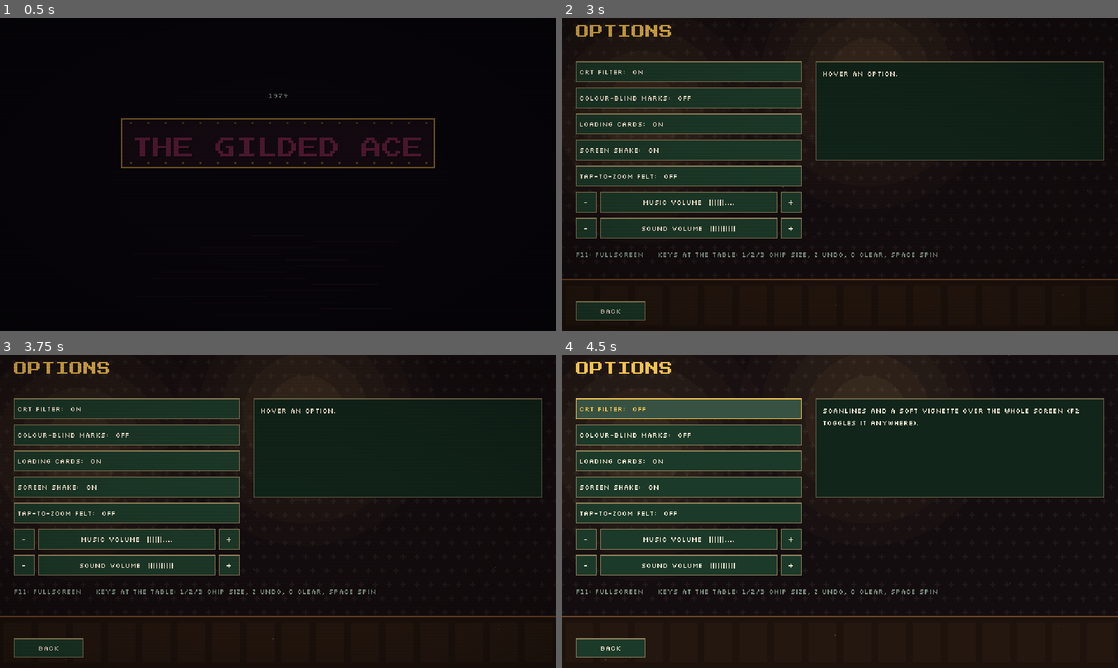
Above: before the commit, frames 1-4 (two rows, left to right).
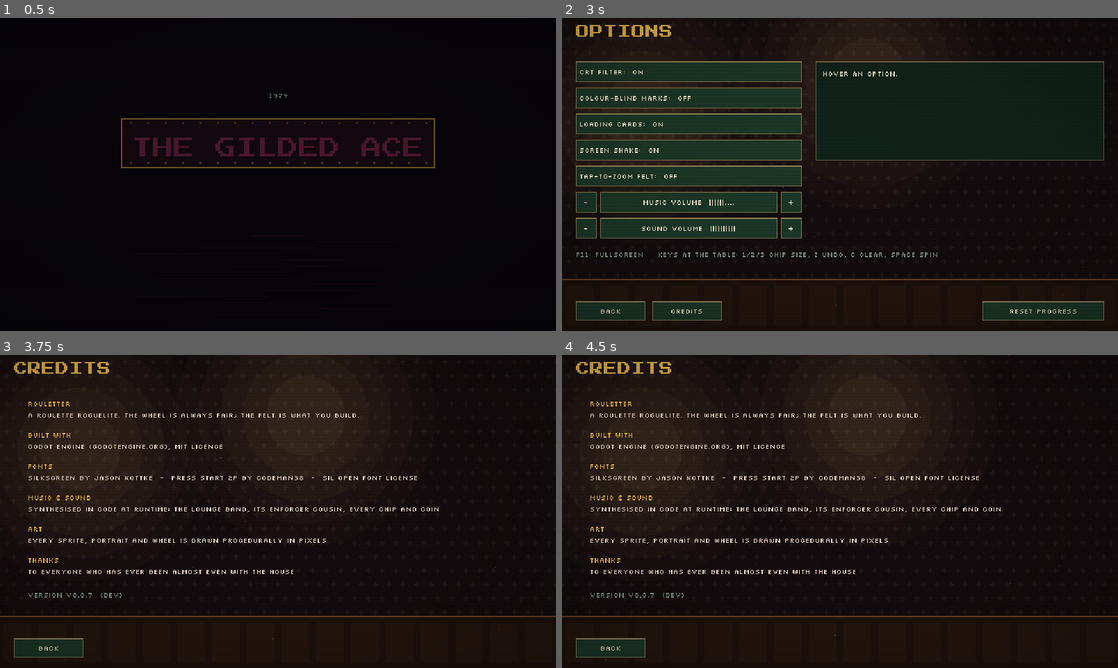
Above: after the commit, the same moments.

Repository: sugnauk/Rouletter
Game: Godot game, scene res://scenes/main.tscn
Two runs of this game, one before a commit and one after it. Both use one fixed random seed, a clock stepped at 60 frames per second and the inputs below.
Inputs (mouse positions are in pixels of both pictures, inside the frame that each line leads up to):
- Up to frame 1 (0.5 s): no input
- Up to frame 2 (3 s): tap Enter at 0.5, 0.6 s; click (840, 174) at 0.67 s; tap Space at 0.77 s; click "Pawn Shop" at 1.25 s; click "Back" at 2 s; click "Options" at 2.75 s
- Up to frame 3 (3.75 s): click (122, 649) at 3.5 s, where only the run after the commit has a clickable "Credits"
- Up to frame 4 (4.5 s): click (689, 408) at 4.25 s, where only the run before the commit has a clickable "CRT filter: ON"

Frame 1 is identical in both runs. In frame 2, 2.0% of the frame differs, in the area x 16-98%, y 90-97%; in frame 3, 19%; in frame 4, 29%, in the area x 0-100%, y 2-97%.

Commit message:
0.0.7: pause menu (resume, options, abandon, quit to title), reset progress, credits, run history
Co-Authored-By: Claude Opus 5.5 <noreply@anthropic.com>
Claude-Session: https://claude.ai/code/session_013q6d3yRkHgTahmnKYGjD8n

Diff:
--- a/core/profile.gd
+++ b/core/profile.gd
@@ -19,6 +19,8 @@
 var feats: Array = []        ## Feats earned (core/feats.gd)
 var seen_items: Array = []   ## Almanac: content ids that have appeared in the Cage
 var used_items: Array = []   ## Almanac: content ids you have bought
+var history: Array = []      ## the last runs, newest first: {wheel, acts, nights, take, best_spin, won}
+const HISTORY_MAX := 10
 var act2_runs: int = 0
 var act2_wins: int = 0
 ## Player options (Options screen). Missing keys fall back to these defaults.
@@ -79,6 +81,19 @@
 	return {}
 
 
+func add_history(entry: Dictionary) -> void:
+	history.push_front(entry)
+	while history.size() > HISTORY_MAX:
+		history.pop_back()
+
+
+## Start over: everything except the options goes back to a fresh profile.
+func reset() -> void:
+	var keep: Dictionary = settings.duplicate()
+	from_dict({})
+	settings = keep
+
+
 func note_seen(id: String) -> void:
 	if id not in seen_items:
 		seen_items.append(id)
@@ -115,7 +130,7 @@
 func to_dict() -> Dictionary:
 	return {"markers": markers, "unlocked": unlocked, "seen_beats": seen_beats,
 		"runs": runs, "wins": wins, "best_night": best_night,
-		"total_paid": total_paid, "best_take": best_take, "feats": feats, "seen_items": seen_items, "used_items": used_items, "act2_runs": act2_runs, "act2_wins": act2_wins, "settings": settings}
+		"total_paid": total_paid, "best_take": best_take, "feats": feats, "seen_items": seen_items, "used_items": used_items, "history": history, "act2_runs": act2_runs, "act2_wins": act2_wins, "settings": settings}
 
 
 func from_dict(d: Dictionary) -> void:
@@ -133,6 +148,7 @@
 	feats = d.get("feats", [])
 	seen_items = d.get("seen_items", [])
 	used_items = d.get("used_items", [])
+	history = d.get("history", [])
 	act2_runs = int(d.get("act2_runs", 0))
 	act2_wins = int(d.get("act2_wins", 0))
 	settings = DEFAULT_SETTINGS.duplicate()
--- a/core/run_state.gd
+++ b/core/run_state.gd
@@ -468,6 +468,16 @@
 	message = "Paid! +$%d (%d base, %d spins left, %d comps)." % [reward, Content.CLEAR_CASH[info.table], info.spins_left, comps]
 	_open_shop()
 	table_cleared.emit(info)
+
+
+## Walk away mid-run: counts as a loss (Markers for nights already cleared are kept).
+func abandon() -> bool:
+	if phase != Phase.TABLE and phase != Phase.SHOP:
+		return false
+	if table.is_empty():
+		table = {"take": 0.0}
+	_lose("You walk away from the table. Mr. Vance keeps what's left of the marker.")
+	return true
 
 
 func _lose(why: String) -> void:
--- a/core/version.gd
+++ b/core/version.gd
@@ -4,7 +4,7 @@
 ## The deploy workflow overwrites BUILD with the commit hash and build time, so "dev" means a
 ## local/editor run.
 
-const VERSION := "0.0.6"
+const VERSION := "0.0.7"
 const BUILD := "dev"
 
 
--- a/scenes/main.gd
+++ b/scenes/main.gd
@@ -7,6 +7,7 @@
 const Backdrop := preload("res://scenes/ui/backdrop.gd")
 const FxLayer := preload("res://scenes/ui/fx.gd")
 const Transition := preload("res://scenes/ui/transition.gd")
+const PauseMenu := preload("res://scenes/ui/pause_menu.gd")
 const Story := preload("res://core/story.gd")
 const Content := preload("res://core/content.gd")
 const RunState := preload("res://core/run_state.gd")
@@ -24,6 +25,7 @@
 	"journal": preload("res://scenes/screens/journal_screen.gd"),
 	"options": preload("res://scenes/screens/options_screen.gd"),
 	"feats": preload("res://scenes/screens/feats_screen.gd"),
+	"credits": preload("res://scenes/screens/credits_screen.gd"),
 }
 
 var run
@@ -36,6 +38,8 @@
 var fx
 var crt: CanvasLayer
 var transition
+var pause
+var options_return := ""   ## screen the Options screen goes back to (when opened mid-run)
 var fast_ui := false
 var shake_t := 0.0
 var shake_amt := 0.0
@@ -78,6 +82,9 @@
 	frame.add_child(fx)
 	dialogue = DialogueBox.new()
 	frame.add_child(dialogue)
+	pause = PauseMenu.new()
+	pause.main = self
+	frame.add_child(pause)
 	crt = CanvasLayer.new()
 	crt.layer = 10
 	var rect := ColorRect.new()
@@ -288,6 +295,8 @@
 	delete_saved_run()
 	check_feats("end", {"won": won})
 	var paid: int = run.marker_paid()
+	profile.add_history({"wheel": run.wheel_id, "acts": run.acts, "nights": run.nights_cleared,
+		"take": int(run.total_take), "best_spin": int(run.best_spin), "won": won})
 	var res: Dictionary = profile.record_run(run.nights_cleared, run.total_take, won, run.acts, paid)
 	last_summary = {"won": won, "take": run.total_take, "nights": run.nights_cleared,
 		"paid": paid, "marker": run.marker_total(), "markers": res.markers, "feats": run_feats.duplicate(),
@@ -321,10 +330,56 @@
 
 func _unhandled_input(event: InputEvent) -> void:
 	if event is InputEventKey and event.pressed and not event.echo:
-		if event.keycode == KEY_F2:
+		if event.keycode == KEY_ESCAPE and in_run() and not pause.visible and not dialogue.is_open():
+			open_pause()
+			get_viewport().set_input_as_handled()
+		elif event.keycode == KEY_F2:
 			set_option("crt", not profile.settings.crt)
 		elif event.keycode == KEY_F11 or (event.keycode == KEY_ENTER and event.alt_pressed):
 			toggle_fullscreen()
+
+
+# --- Pause menu ------------------------------------------------------------------------
+
+func in_run() -> bool:
+	return current in ["table", "shop"] and (run.phase == RunState.Phase.TABLE or run.phase == RunState.Phase.SHOP)
+
+
+func open_pause() -> void:
+	if current == "table" and screens.table.spinning:
+		return
+	pause.open()
+
+
+## Options, remembering where to go back to.
+func open_options(from_run: bool = false) -> void:
+	options_return = current if from_run else "title"
+	show_screen("options")
+
+
+func close_options() -> void:
+	var back := options_return if options_return != "" else "title"
+	options_return = ""
+	if back == "table" or back == "shop":
+		show_screen(back)
+	else:
+		show_screen("title")
+
+
+func reset_progress() -> void:
+	profile.reset()
+	delete_saved_run()
+	save_profile()
+
+
+func quit_to_title() -> void:
+	save_run()
+	go("title", "LAST ORDERS", "Your seat is kept for you", P.GOLD)
+
+
+func abandon_run() -> void:
+	if run.abandon():
+		route()
 
 
 ## Change one option, apply it straight away and save it.
--- /dev/null
+++ b/scenes/screens/credits_screen.gd
@@ -0,0 +1,39 @@
+extends Control
+## Credits / about.
+
+const P := preload("res://scenes/ui/palette.gd")
+const Version := preload("res://core/version.gd")
+
+const LINES := [
+	["ROULETTER", "A roulette roguelite. The wheel is always fair; the felt is what you build."],
+	["BUILT WITH", "Godot Engine (godotengine.org), MIT licence"],
+	["FONTS", "Silkscreen by Jason Kottke  -  Press Start 2P by CodeMan38  -  SIL Open Font License"],
+	["MUSIC & SOUND", "Synthesised in code at runtime: the lounge band, its Enforcer cousin, every chip and coin"],
+	["ART", "Every sprite, portrait and wheel is drawn procedurally in pixels"],
+	["THANKS", "To everyone who has ever been almost even with the house"],
+]
+
+## Your name for the credits (left blank until you fill it in).
+const CREATOR := ""
+
+var main
+
+
+func setup() -> void:
+	P.place(P.label(self, "CREDITS", P.FONT_BIG, P.GOLD), Vector2(16, 8))
+	var y := 50
+	var lines: Array = LINES.duplicate()
+	if CREATOR != "":
+		lines.insert(1, ["DESIGN & DIRECTION", CREATOR])
+	for l in lines:
+		P.place(P.label(self, l[0], P.FONT, P.GOLD), Vector2(32, y))
+		var b := P.label(self, l[1], P.FONT_SMALL, P.CREAM)
+		b.autowrap_mode = TextServer.AUTOWRAP_WORD_SMART
+		P.place(b, Vector2(32, y + 13), Vector2(576, 20))
+		y += 36
+	P.place(P.label(self, "Version " + Version.label(), P.FONT_SMALL, P.DIM), Vector2(32, y + 4))
+	P.place(P.button(self, "Back", func(): main.show_screen("options"), Vector2(80, 22)), Vector2(16, 326))
+
+
+func refresh() -> void:
+	pass
--- a/scenes/screens/feats_screen.gd
+++ b/scenes/screens/feats_screen.gd
@@ -6,6 +6,7 @@
 const Art := preload("res://scenes/ui/art.gd")
 const Feats := preload("res://core/feats.gd")
 const Content := preload("res://core/content.gd")
+const Wheels := preload("res://core/wheels.gd")
 
 var main
 var count_lbl: Label
@@ -30,7 +31,7 @@
 	scroll.add_child(list)
 	P.place(P.button(self, "Back", func(): main.show_screen("title"), Vector2(80, 22)), Vector2(16, 326))
 	tab_btn = P.button(self, "", func():
-		tab = "almanac" if tab == "feats" else "feats"
+		tab = {"feats": "almanac", "almanac": "history", "history": "feats"}[tab]
 		Sfx.play("click")
 		refresh(), Vector2(140, 22))
 	P.place(tab_btn, Vector2(484, 326))
@@ -39,10 +40,13 @@
 func refresh() -> void:
 	for c in list.get_children():
 		c.queue_free()
-	tab_btn.text = "ALMANAC >" if tab == "feats" else "< FEATS"
-	head.text = "FEATS" if tab == "feats" else "ALMANAC"
+	tab_btn.text = {"feats": "ALMANAC >", "almanac": "HISTORY >", "history": "FEATS >"}[tab]
+	head.text = tab.to_upper()
 	if tab == "almanac":
 		_almanac()
+		return
+	if tab == "history":
+		_history()
 		return
 	var earned: Array = main.profile.feats
 	var n := 0
@@ -108,3 +112,21 @@
 			tag.horizontal_alignment = HORIZONTAL_ALIGNMENT_RIGHT
 			P.place(tag, Vector2(530, 5), Vector2(60, 12))
 	count_lbl.text = "Almanac: %d / %d seen    Feats earned: %d / %d" % [seen, total, prof.feats.size(), Feats.FEATS.size()]
+
+
+func _history() -> void:
+	var h: Array = main.profile.history
+	if h.is_empty():
+		P.label(list, "No runs yet. Your last 10 runs will be listed here.", P.FONT, P.DIM)
+	for e in h:
+		var row := Panel.new()
+		row.custom_minimum_size = Vector2(596, 22)
+		row.add_theme_stylebox_override("panel", P.box(P.PANEL_HI if e.won else P.PANEL, P.GOLD if e.won else P.LINE.darkened(0.6), 1))
+		list.add_child(row)
+		P.place(P.label(row, "WON" if e.won else "LOST", P.FONT, P.GOOD if e.won else P.DANGER), Vector2(8, 5))
+		var wname: String = Wheels.get_def(e.wheel).name if Wheels.WHEELS.has(e.wheel) else e.wheel
+		var mode: String = ["", "", "  (Act II)", "  (endless)"][clampi(int(e.acts), 0, 3)]
+		P.place(P.label(row, wname + mode, P.FONT, P.CREAM), Vector2(60, 5))
+		P.place(P.label(row, "%d night%s   Take %d   best spin +%d" % [e.nights, "" if e.nights == 1 else "s", e.take, e.best_spin], P.FONT_SMALL, P.DIM), Vector2(300, 6))
+	var wins := h.filter(func(e): return e.won).size()
+	count_lbl.text = "Last %d runs: %d won" % [h.size(), wins]
--- a/scenes/screens/options_screen.gd
+++ b/scenes/screens/options_screen.gd
@@ -14,6 +14,8 @@
 var main
 var buttons: Dictionary = {}
 var detail: Label
+var reset_btn: Button
+var reset_confirm := false
 
 
 func setup() -> void:
@@ -45,10 +47,16 @@
 		buttons[v[0]] = [lbl, v[1]]
 		y += 30
 	P.place(P.label(self, "F11: fullscreen    Keys at the table: 1/2/3 chip size, Z undo, C clear, Space spin", P.FONT_SMALL, P.DIM), Vector2(16, y + 6))
-	P.place(P.button(self, "Back", func(): main.show_screen("title"), Vector2(80, 22)), Vector2(16, 326))
+	P.place(P.button(self, "Back", func(): main.close_options(), Vector2(80, 22)), Vector2(16, 326))
+	P.place(P.button(self, "Credits", func(): main.show_screen("credits"), Vector2(80, 22)), Vector2(104, 326))
+	reset_btn = P.button(self, "Reset progress", _reset, Vector2(140, 22))
+	P.place(reset_btn, Vector2(484, 326))
 
 
 func refresh() -> void:
+	reset_confirm = false
+	reset_btn.text = "Reset progress"
+	reset_btn.visible = main.options_return == "" or main.options_return == "title"
 	for k in buttons:
 		var val = main.profile.settings.get(k, false)
 		if val is bool:
@@ -56,6 +64,20 @@
 		else:
 			var bars := int(round(val * 10.0))
 			buttons[k][0].text = "%s  %s" % [buttons[k][1], "|".repeat(bars) + ".".repeat(10 - bars)]
+
+
+## Wipe Markers, unlocks, Feats, story and stats (options are kept). Two clicks.
+func _reset() -> void:
+	if not reset_confirm:
+		reset_confirm = true
+		reset_btn.text = "Really? Click again"
+		detail.text = "This wipes your Markers, unlocks, Feats, story pages and stats, and any saved run. Your options are kept."
+		Sfx.play("lose")
+		return
+	main.reset_progress()
+	reset_confirm = false
+	reset_btn.text = "Progress reset"
+	detail.text = "A clean slate. Mr. Vance doesn't remember you. Yet."
 
 
 func _nudge(key: String, d: float) -> void:
--- a/scenes/screens/shop_screen.gd
+++ b/scenes/screens/shop_screen.gd
@@ -59,6 +59,8 @@
 	next_lbl.autowrap_mode = TextServer.AUTOWRAP_WORD_SMART
 	P.place(next_lbl, Vector2(8, 320), Vector2(200, 36))
 	var nb := P.button(self, "NEXT TABLE >", _next, Vector2(84, 30), P.FONT_SMALL)
+	var mb := P.button(self, "MENU", func(): main.open_pause(), Vector2(40, 14), P.FONT_SMALL)
+	P.place(mb, Vector2(594, 6))
 	nb.add_theme_stylebox_override("normal", P.box(Color("#b8862b"), P.BLACK, 1))
 	nb.add_theme_stylebox_override("hover", P.box(Color("#d9a63c"), P.CREAM, 1))
 	for s in ["font_color", "font_hover_color", "font_pressed_color"]:
--- a/scenes/screens/table_screen.gd
+++ b/scenes/screens/table_screen.gd
@@ -108,6 +108,8 @@
 	P.place(lb, Vector2(MID_X + 298, 186))
 
 	P.place(P.label(self, "BET CHIP", P.FONT_SMALL, P.DIM), Vector2(RIGHT_X, 26))
+	var mb := P.button(self, "MENU", func(): main.open_pause(), Vector2(40, 12), P.FONT_SMALL)
+	P.place(mb, Vector2(RIGHT_X + 72, 24))
 	denom_box = HBoxContainer.new()
 	denom_box.add_theme_constant_override("separation", 4)
 	P.place(denom_box, Vector2(RIGHT_X, 36))
--- a/scenes/screens/title_screen.gd
+++ b/scenes/screens/title_screen.gd
@@ -30,7 +30,7 @@
 	continue_btn = P.button(menu, "Continue Run", func(): main.continue_run(), Vector2(140, 20))
 	for b in [["New Run", func(): main.begin_flow()], ["Pawn Shop", func(): main.show_screen("pawn")],
 			["Journal", func(): main.show_screen("journal")], ["Feats", func(): main.show_screen("feats")],
-			["Options", func(): main.show_screen("options")], ["Quit", func(): get_tree().quit()]]:
+			["Options", func(): main.open_options()], ["Quit", func(): get_tree().quit()]]:
 		P.button(menu, b[0], b[1], Vector2(140, 20))
 	P.place(P.label(self, "F2: CRT filter    F11: fullscreen", P.FONT_SMALL, P.DIM), Vector2(32, 340))
 	var ver := P.label(self, Version.label(), P.FONT_SMALL, P.CREAM)
--- /dev/null
+++ b/scenes/ui/pause_menu.gd
@@ -0,0 +1,68 @@
+extends Control
+## Pause menu during a run (Esc, or the MENU button on the table and in the Cage):
+## Resume, Options, Abandon run, Quit to title. The run is saved at every table and Cage
+## visit, so quitting to the title keeps it for "Continue Run".
+
+const P := preload("res://scenes/ui/palette.gd")
+
+var main
+var abandon_btn: Button
+var confirm := false
+
+
+func _ready() -> void:
+	set_anchors_and_offsets_preset(Control.PRESET_FULL_RECT)
+	mouse_filter = Control.MOUSE_FILTER_STOP
+	visible = false
+	var shade := ColorRect.new()
+	shade.color = Color(0.02, 0.01, 0.02, 0.8)
+	shade.position = Vector2(-4000, -4000)
+	shade.size = Vector2(8640, 8360)
+	shade.mouse_filter = Control.MOUSE_FILTER_IGNORE
+	add_child(shade)
+	var panel := Panel.new()
+	panel.add_theme_stylebox_override("panel", P.box(P.PANEL, P.GOLD, 2))
+	P.place(panel, Vector2(220, 92), Vector2(200, 176))
+	add_child(panel)
+	var t := P.label(panel, "PAUSED", P.FONT_BIG, P.GOLD)
+	t.horizontal_alignment = HORIZONTAL_ALIGNMENT_CENTER
+	P.place(t, Vector2(0, 10), Vector2(200, 20))
+	var box := VBoxContainer.new()
+	box.add_theme_constant_override("separation", 6)
+	P.place(box, Vector2(30, 40))
+	panel.add_child(box)
+	P.button(box, "Resume", close, Vector2(140, 22))
+	P.button(box, "Options", func():
+		close()
+		main.open_options(true), Vector2(140, 22))
+	abandon_btn = P.button(box, "Abandon run", _abandon, Vector2(140, 22))
+	P.button(box, "Quit to title", func():
+		close()
+		main.quit_to_title(), Vector2(140, 22))
+
+
+func open() -> void:
+	confirm = false
+	abandon_btn.text = "Abandon run"
+	visible = true
+	Sfx.play("click")
+
+
+func close() -> void:
+	visible = false
+
+
+func _abandon() -> void:
+	if not confirm:
+		confirm = true
+		abandon_btn.text = "Really? Click again"
+		Sfx.play("lose")
+		return
+	close()
+	main.abandon_run()
+
+
+func _unhandled_input(event: InputEvent) -> void:
+	if visible and event is InputEventKey and event.pressed and event.keycode == KEY_ESCAPE:
+		close()
+		get_viewport().set_input_as_handled()
--- a/tests/run_tests.gd
+++ b/tests/run_tests.gd
@@ -24,7 +24,7 @@
 		"test_link", "test_pinned_sector", "test_croupier", "test_ledger", "test_compounding_mint_respin",
 		"test_collector", "test_wildcard_zero", "test_en_prison", "test_red_streak", "test_hot_hand",
 		"test_signature", "test_thirteen", "test_enforcers", "test_resolver_is_pure", "test_odds",
-		"test_run_table_flow", "test_rebet_and_clear", "test_pit_b …(198 unchanged characters)… aged_vendors", "test_item_hints", "test_shop", "test_lose_and_bust", "test_rent_control_target",
+		"test_run_table_flow", "test_rebet_and_clear", "test_pit_b …(198 unchanged characters)… aged_vendors", "test_item_hints", "test_abandon_reset_history", "test_shop", "test_lose_and_bust", "test_rent_control_target",
 		"test_full_run_victory", "test_seeded_reproducible", "test_profile", "test_story_beats", "test_sfx_synth", "test_music_synth",
 	]:
 		call(t)
@@ -674,6 +674,23 @@
 		check(Content.CHIPS.has(id) or Content.UPGRADES.has(id) or Content.HOUSE_RULES.has(id), "tagged item %s exists" % id)
 
 
+func test_abandon_reset_history() -> void:
+	var run = new_run()
+	var ended := []
+	run.run_ended.connect(func(w): ended.append(w))
+	check(run.abandon() and run.phase == RunState.Phase.GAME_OVER and ended == [false], "abandoning a run ends it as a loss")
+	check(not run.abandon(), "can't abandon twice")
+	var p = Profile.new()
+	p.markers = 9
+	p.feats = ["jackpot"]
+	p.settings.music = 0.2
+	for i in range(12):
+		p.add_history({"wheel": "european", "acts": 1, "nights": i, "take": 10, "best_spin": 5, "won": false})
+	check(p.history.size() == 10 and p.history[0].nights == 11, "history keeps the newest 10")
+	p.reset()
+	check(p.markers == 0 and p.feats.is_empty() and p.history.is_empty() and is_equal_approx(p.settings.music, 0.2), "reset wipes progress but keeps options")
+
+
 func test_shop() -> void:
 	var run = new_run()
 	run.place_bet("S17", 1)
--- a/tools/ui_smoke.gd
+++ b/tools/ui_smoke.gd
@@ -124,7 +124,20 @@
 			main.dialogue.lines = [{"speaker": "Madame Oro", "text": "Portrait check."}]
 			main.dialogue._show_line()],
 		[24.3, func(): shot("17_portrait_oro")],
-		[24.5, func(): get_tree().quit()],
+		[24.5, func():
+			main.dialogue.visible = false
+			main.show_screen("credits")],
+		[24.8, func(): shot("18_credits")],
+		[24.9, func():
+			main.profile.add_history({"wheel": "european", "acts": 1, "nights": 2, "take": 140, "best_spin": 60, "won": false})
+			main.profile.add_history({"wheel": "french", "acts": 1, "nights": 4, "take": 520, "best_spin": 210, "won": true})
+			main.show_screen("feats")
+			main.screens.feats.tab = "history"
+			main.screens.feats.refresh()],
+		[25.2, func(): shot("19_history")],
+		[25.3, func(): main.pause.open()],
+		[25.5, func(): shot("20_pause")],
+		[25.7, func(): get_tree().quit()],
 	]
 	while step < plan.size() and t >= plan[step][0]:
 		plan[step][1].call()
Not shown, changed: CHANGELOG.md
